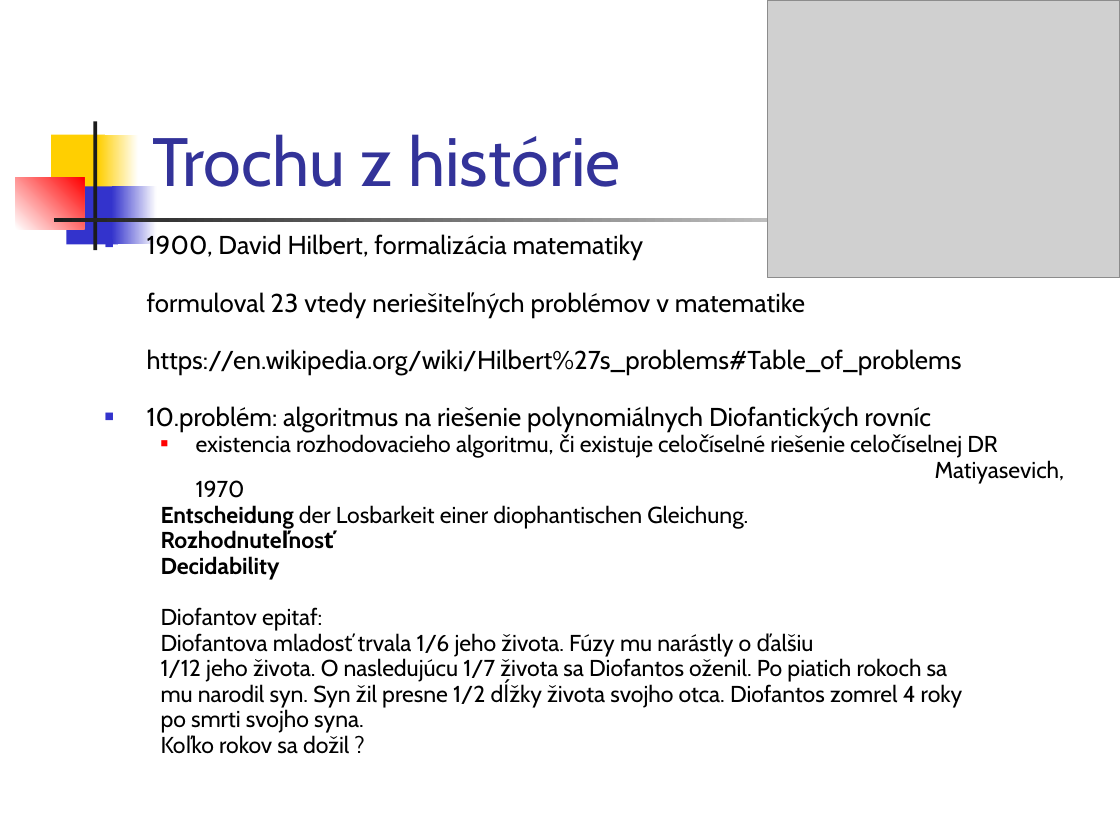
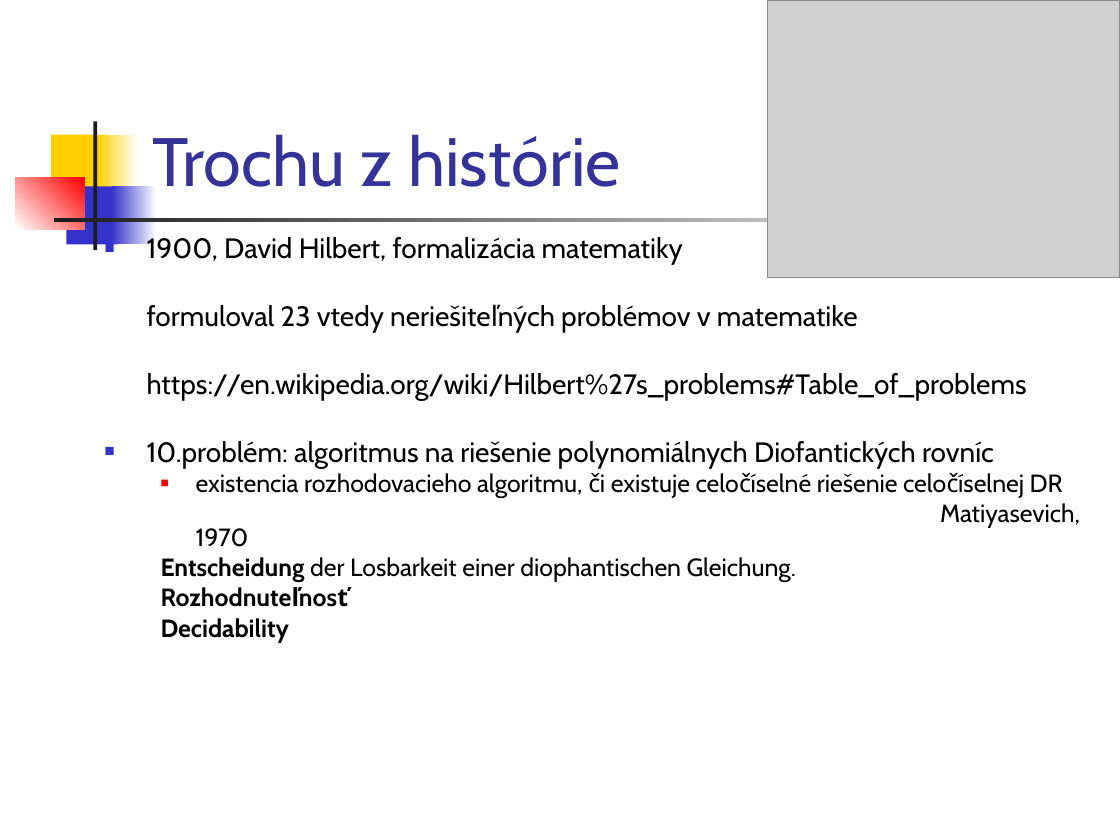
Before and after one commit to Funkcionalne/Prednasky, a slide deck: slide 3 of 05/05_fpro.ppt. Drawn at 1120x840 pixels with LibreOffice and Linux fonts; fonts in the diff are those of the drawing; grey boxes stand for pictures. Boxes give left, top, right and bottom in pixels: in the first picture for what was removed or moved away, otherwise in the second. Text is boxed around its words. In the diff, an @@ line names an element or a change of style, - is before the commit and + after.

```diff
--- a/05/05_fpro.ppt
+++ b/05/05_fpro.ppt
@@ text "1900, David Hilbert, formalizácia matematiky" at (147,237,1080,642): size 16.6 to 18 pt in "1900, David Hilbert, formalizácia matematiky", "formuloval 23 vtedy neriešiteľných problémov v matematike", "https://en.wikipedia.org/wiki/Hilbert%27s_problems#Table_of_ ...", "10.problém: algoritmus na riešenie polynomiálnych Diofantick ..."; size 14.8 to 16 pt in "existencia rozhodovacieho algoritmu, či existuje celočíselné ...", "Matiyasevich, 1970", "Entscheidung der Losbarkeit einer diophantischen Gleichung.", "Rozhodnuteľnosť" and 1 more places; line spacing 0.7 to 0.8 @@
@@ text at (161,607,963,754): paragraphs removed @@
-  Diofantov epitaf:
-  Diofantova mladosť trvala 1/6 jeho života. Fúzy mu narástly o ďalšiu
-  1/12 jeho života. O nasledujúcu 1/7 života sa Diofantos oženil. Po piatich rokoch sa
-  mu narodil syn. Syn žil presne 1/2 dĺžky života svojho otca. Diofantos zomrel 4 roky
-  po smrti svojho syna.
-  Koľko rokov sa dožil ?
```
Also in this commit, not shown: 1 other slide changed, 1 slide added, 3 other files.
